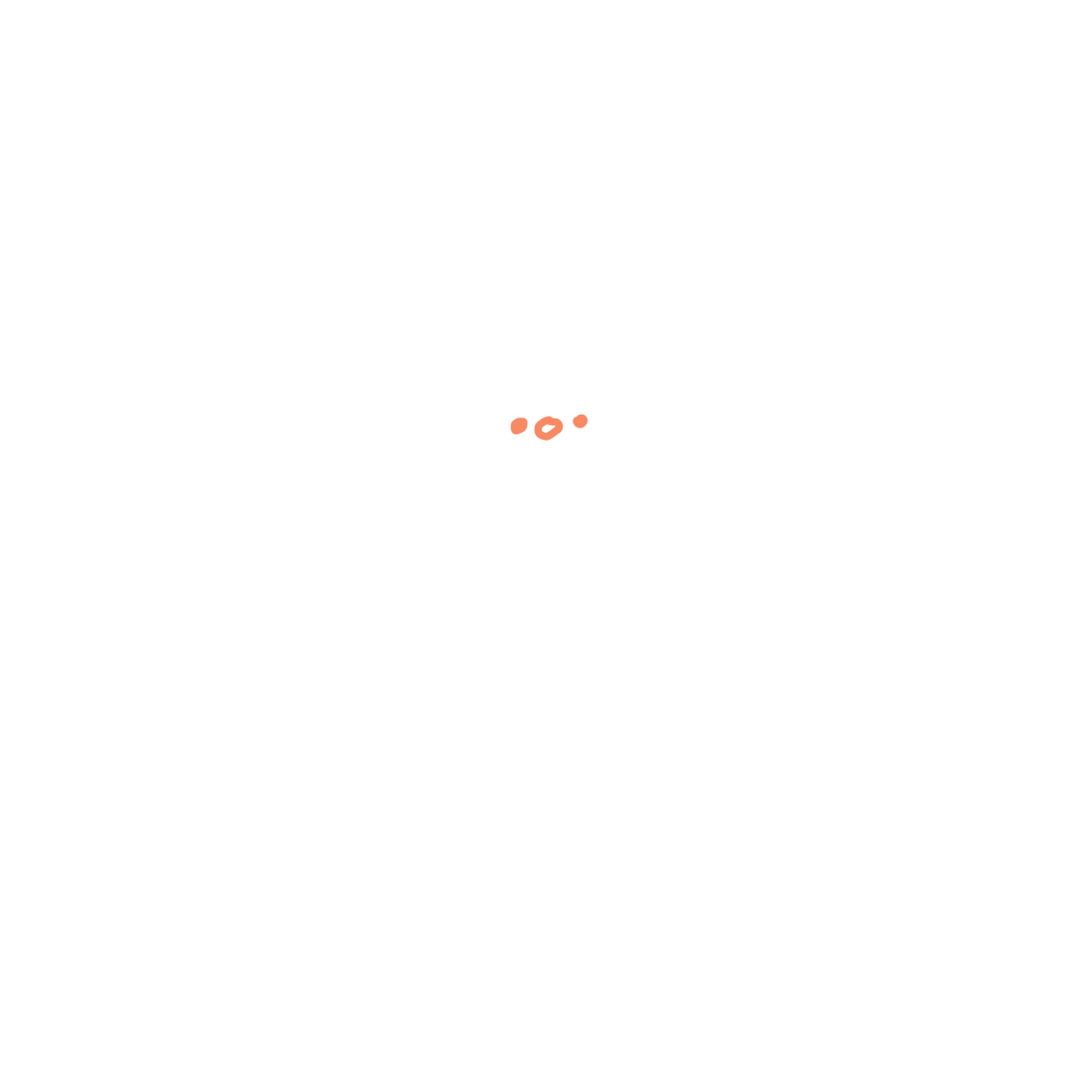
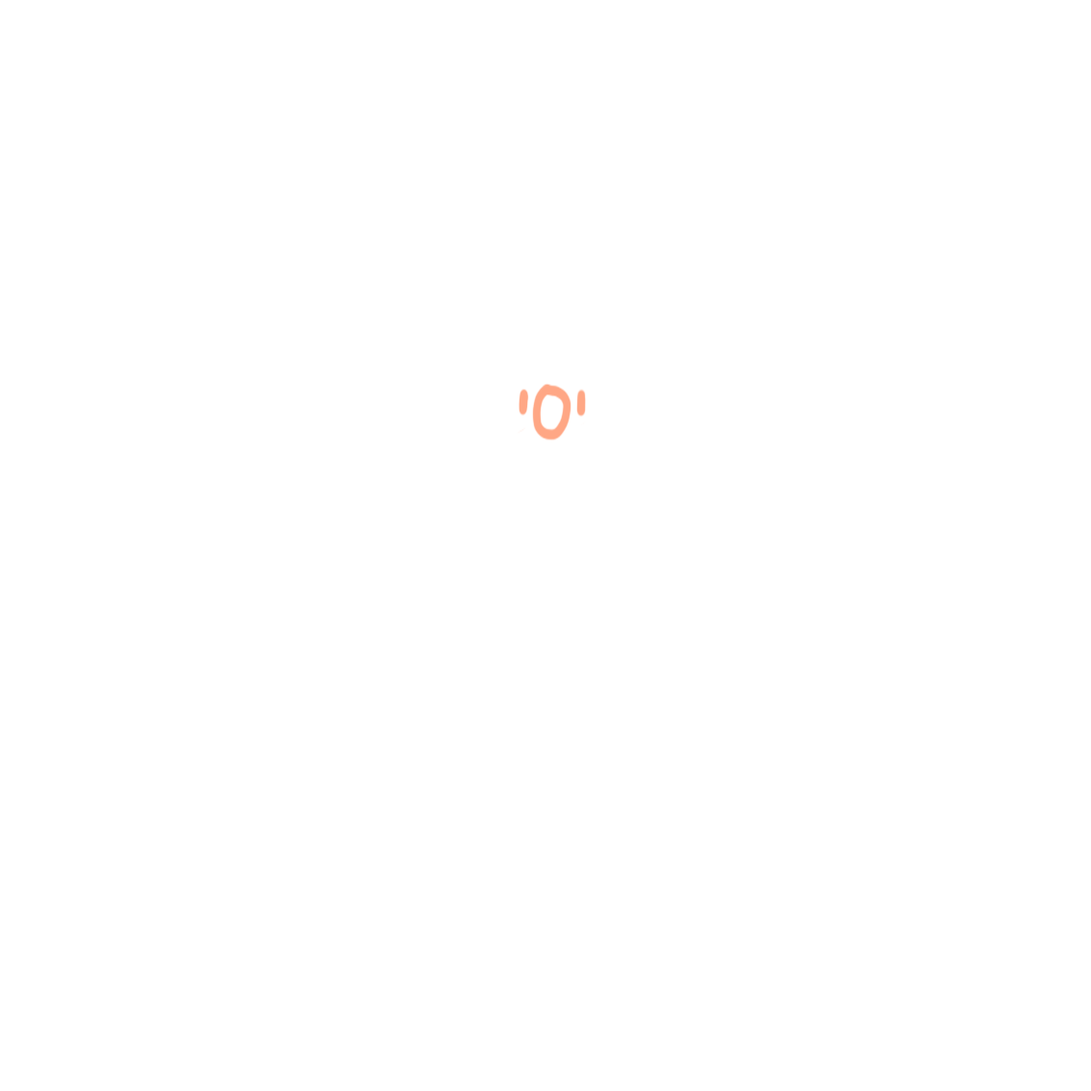
Layers edited between the first and the second (1091, 1091) image:
painted on "Layer 1" over [510, 383, 590, 442]
